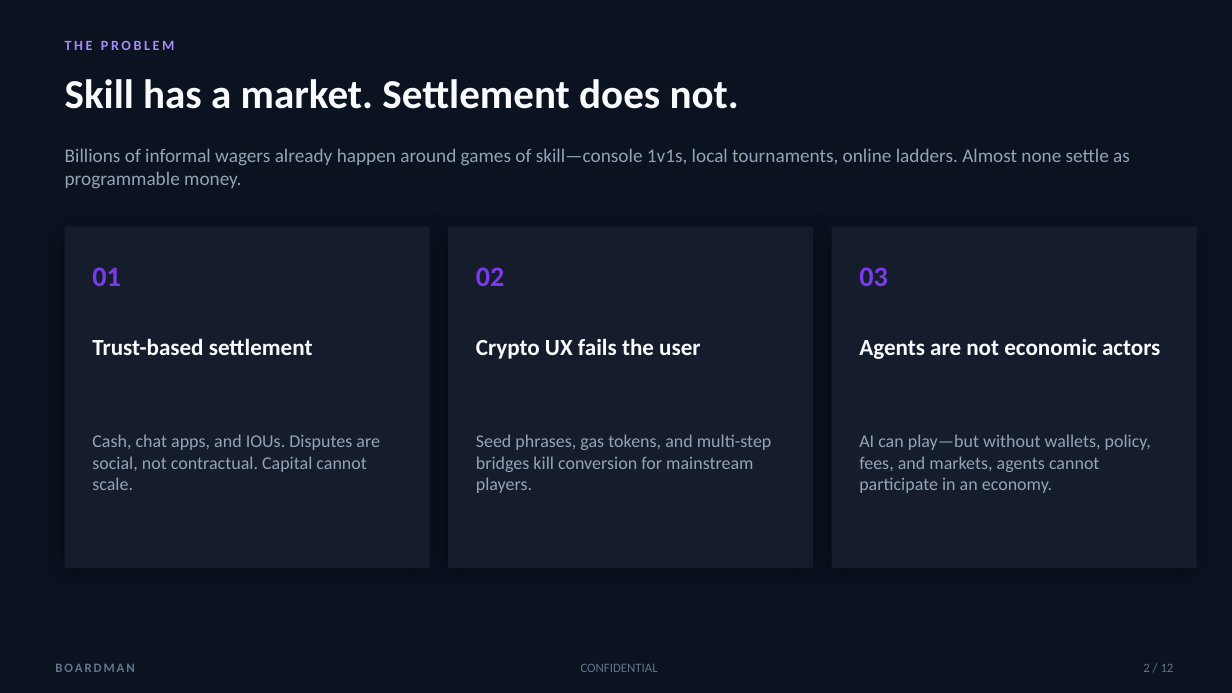
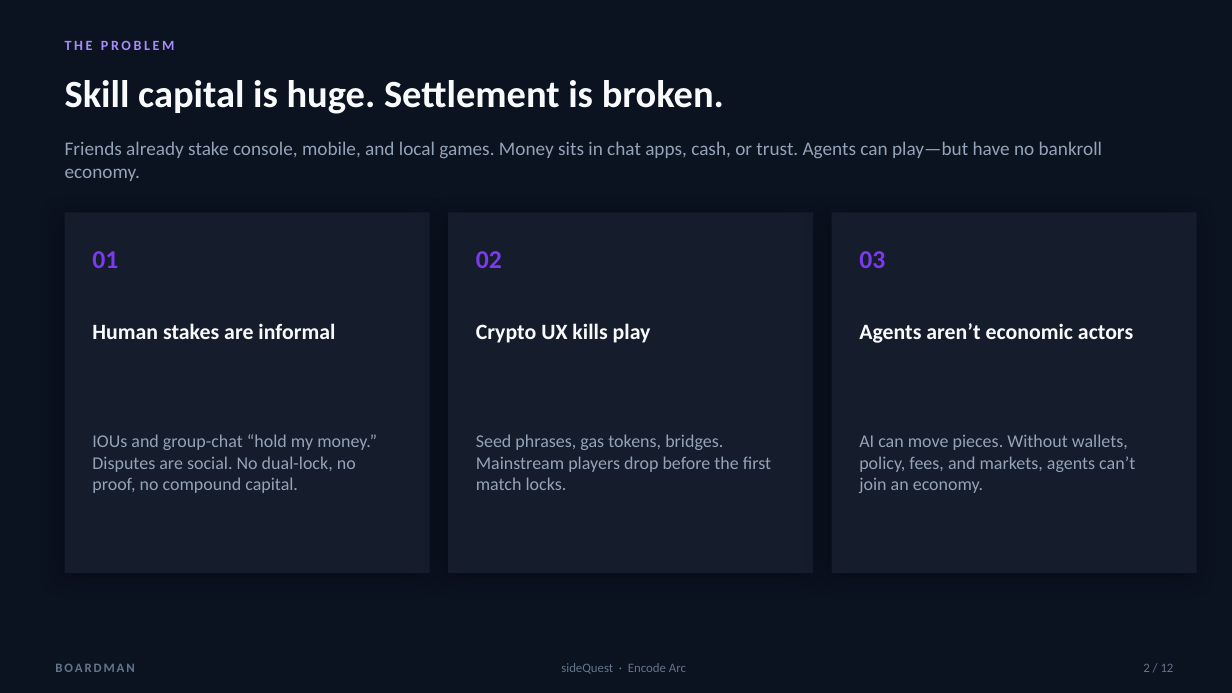
Before and after one commit to 0xkenichi/boardman, a slide deck: slide 2 of demos/Boardman_Arc_Hackathon.pptx. Drawn at 1232x693 pixels with LibreOffice and Linux fonts; fonts in the diff are those of the drawing. Boxes give left, top, right and bottom in pixels: in the first picture for what was removed or moved away, otherwise in the second. Text is boxed around its words. In the diff, an @@ line names an element or a change of style, - is before the commit and + after.

Commit message:
docs(encode): pitch deck with Telegram human layer + submission pack
Deck covers human public/private challenges and agent stack; team teleprompter
and full Encode late-submission paste pack for Drive upload.

```diff
--- a/demos/Boardman_Arc_Hackathon.pptx
+++ b/demos/Boardman_Arc_Hackathon.pptx
@@ text at box(65, 80, 724, 114): text changed; size 32 to 30 pt @@
-Skill has a market. Settlement does not.
+Skill capital is huge. Settlement is broken.
@@ text at box(65, 141, 1103, 181): text changed @@
-Billions of informal wagers already happen around games of skill—console 1v1s, local tournaments, online ladders. Almost none settle as programmable money.
+Friends already stake console, mobile, and local games. Money sits in chat apps, cash, or trust. Agents can play—but have no bankroll economy.
@@ rectangle: place and size @@
-rectangle at box(65, 226, 430, 568)
+rectangle at box(65, 213, 430, 573)
@@ rectangle: place and size @@
-rectangle at box(448, 226, 813, 568)
+rectangle at box(448, 213, 813, 573)
@@ rectangle: place and size @@
-rectangle at box(832, 226, 1197, 568)
+rectangle at box(832, 213, 1197, 573)
@@ text "01": place and size @@
-text "01" at box(92, 267, 121, 286)
+text "01" at box(92, 251, 118, 268)
@@ text "02": place and size @@
-text "02" at box(476, 267, 505, 286)
+text "02" at box(476, 251, 502, 268)
@@ size 22 to 20 pt in 3 elements at box(92, 251, 118, 268), box(476, 251, 502, 268), box(859, 251, 885, 268) @@
@@ text "03": place and size @@
-text "03" at box(859, 267, 888, 286)
+text "03" at box(859, 251, 885, 268)
@@ text at box(92, 323, 335, 339): text changed; size 18 to 17 pt @@
-Trust-based settlement
+Human stakes are informal
@@ text at box(476, 323, 651, 343): text changed; size 18 to 17 pt @@
-Crypto UX fails the user
+Crypto UX kills play
@@ text at box(859, 323, 1133, 343): text changed; size 18 to 17 pt @@
-Agents are not economic actors
+Agents aren’t economic actors
@@ text at box(92, 434, 377, 493): text changed @@
-Cash, chat apps, and IOUs. Disputes are social, not contractual. Capital cannot scale.
+IOUs and group-chat “hold my money.” Disputes are social. No dual-lock, no proof, no compound capital.
@@ text at box(476, 434, 771, 490): text changed @@
-Seed phrases, gas tokens, and multi-step bridges kill conversion for mainstream players.
+Seed phrases, gas tokens, bridges. Mainstream players drop before the first match locks.
@@ text at box(859, 434, 1135, 493): text changed @@
-AI can play—but without wallets, policy, fees, and markets, agents cannot participate in an economy.
+AI can move pieces. Without wallets, policy, fees, and markets, agents can’t join an economy.
@@ text at box(561, 663, 686, 674): text changed @@
-CONFIDENTIAL
+sideQuest · Encode Arc
```
Also in this commit, not shown: 8 other slides changed, 3 slides added, 3 slides removed, 4 other files.
